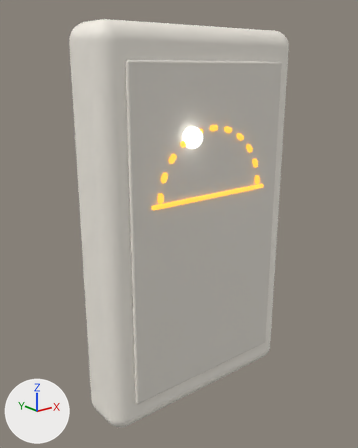
The glTF model demos/haldora/project/scene/public/models/cell.source.glb as it was, and as the next commit left it.
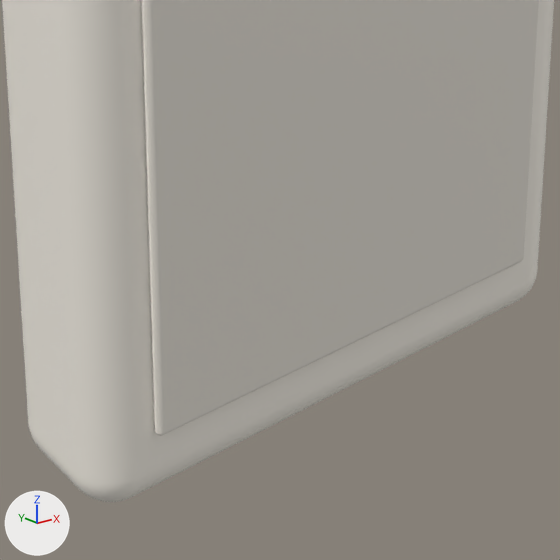
Old and new are each drawn whole from a 50 mm camera at (-0.848, -1.014, 0.41) aimed at (-0.026, 0.013, -0.001) and again close up on the part from 23% to 78% of the width and 56% to 100% of the height. Arrows for +X, +Y and +Z are at lower left; the lights stay in place. The last two pictures show the newer version. Where no turn or scale is listed for an object, it has been applied to the vertices.

Objects in the first close-up: 'Body', 'Fascia'.
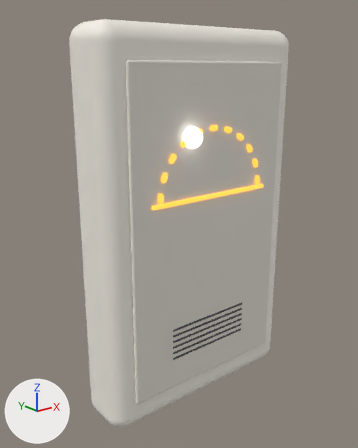
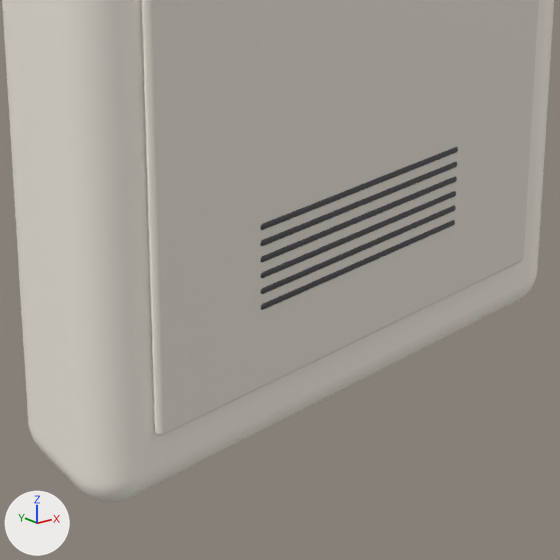
Edits to the bpy script that builds the scene:
```text
Add me_grille:
    me_grille.from_pydata(...)  # 912 vertices, 1800 faces; spans x -0.13..0.13, y -0.003..0.003, z -0.004..0.089
    me_grille.materials.append(mat_metal)  # dark grey #616165
Add ob_grille:
    ob_grille = bpy.data.objects.new('Grille', me_grille)
    ob_grille.location = (0.0, -0.089, -0.337)
```

Boxes [x1, y1, x2, y2] around the edits, measured in the close-ups (560 x 560 px):
'Grille', added: after [260, 147, 458, 310]
